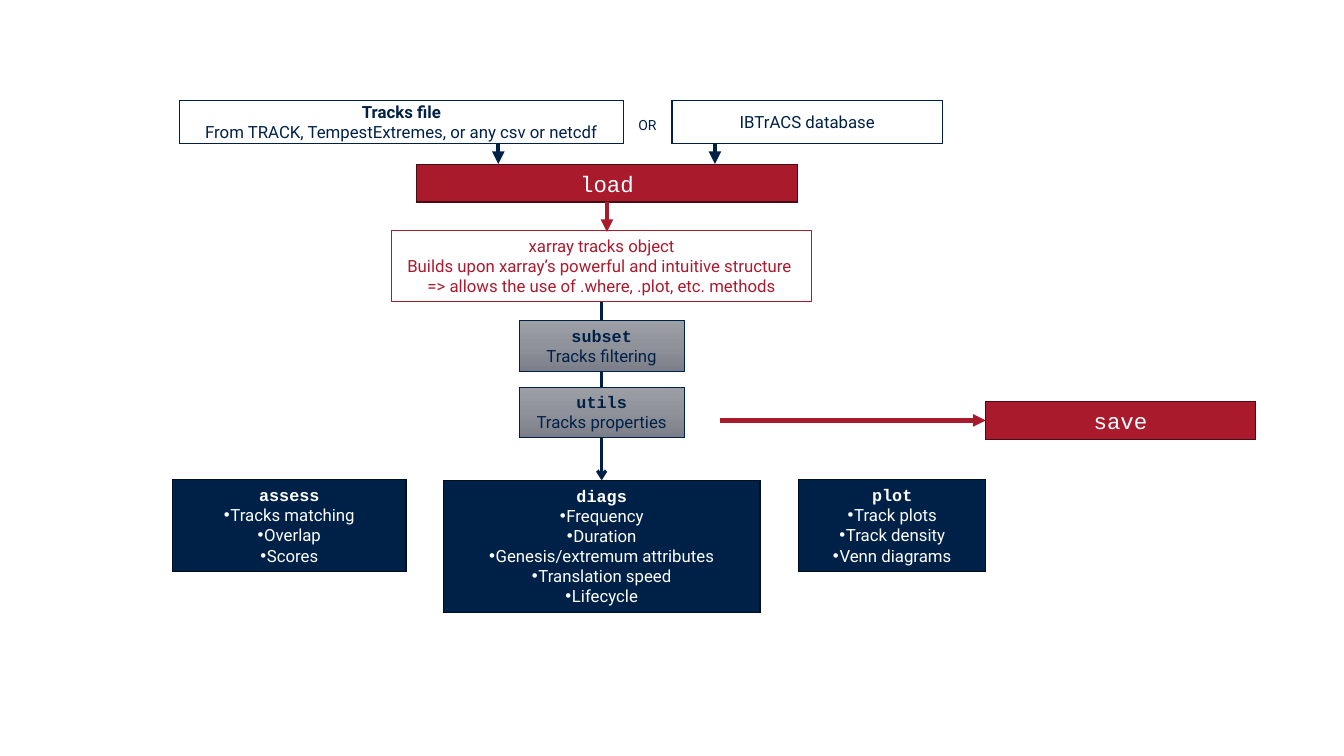
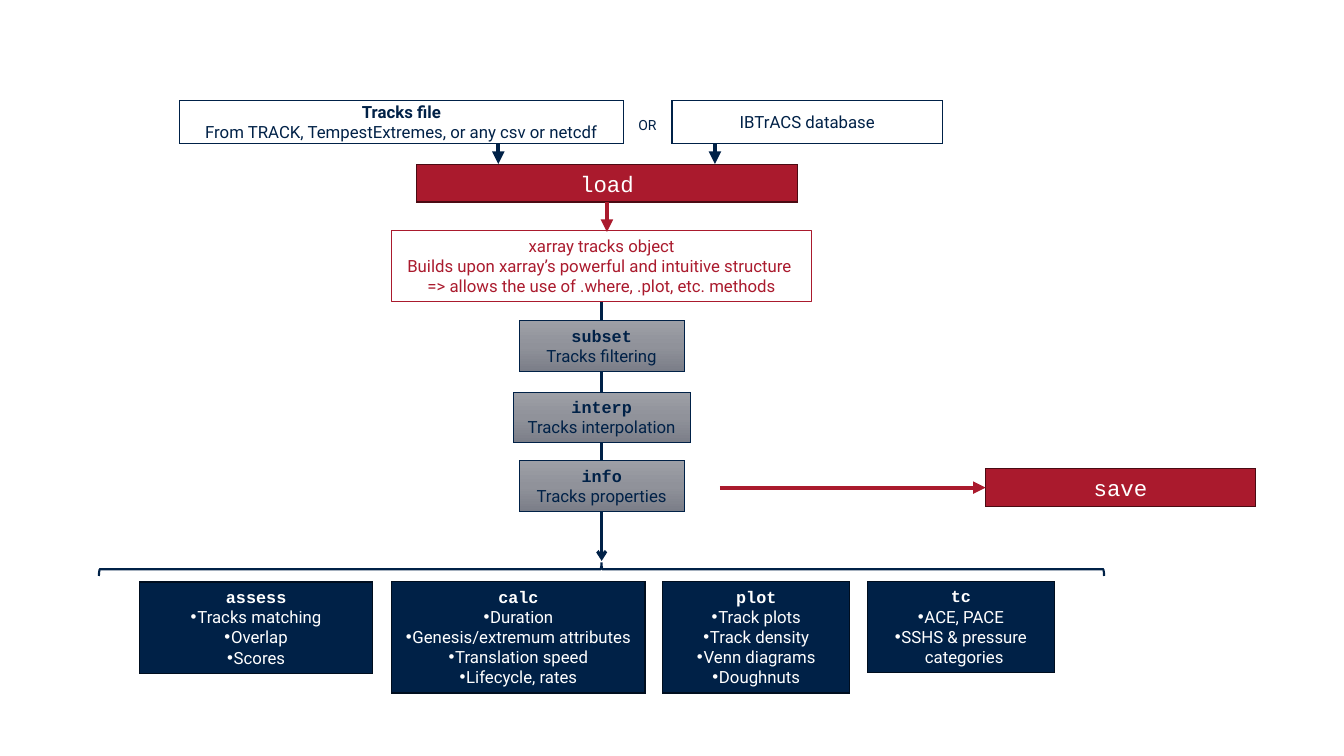
Before and after one commit to Huracan-project/huracanpy, a slide deck: slide 1 of docs/images/package_structure_flowchart/flowchart.pptx. Drawn at 1344x756 pixels with LibreOffice and Linux fonts; fonts in the diff are those of the drawing. Boxes give left, top, right and bottom in pixels: in the first picture for what was removed or moved away, otherwise in the second. Text is boxed around its words. In the diff, an @@ line names an element or a change of style, - is before the commit and + after.

```diff
--- a/docs/images/package_structure_flowchart/flowchart.pptx
+++ b/docs/images/package_structure_flowchart/flowchart.pptx
@@ arrow moved from (602, 301) - (602, 481) to (602, 301) - (602, 561) @@
@@ rectangle added at bbox=[513, 392, 690, 443], fill gradient #9D9FA6 to #90929A to #7C7E89, outline #002147 0.5 pt, 12 pt, text #002147 @@
+interp
+Tracks interpolation
@@ rectangle "info": place and size @@
-rectangle "info" at bbox=[519, 387, 685, 438]
+rectangle "info" at bbox=[519, 461, 685, 511]
@@ text in rectangle at bbox=[582, 469, 622, 482]: text changed @@
-utils
+info
@@ rectangle "save": place and size @@
-rectangle "save" at bbox=[986, 401, 1256, 439]
+rectangle "save" at bbox=[986, 469, 1256, 506]
@@ arrow moved from (720, 420) - (986, 420) to (720, 488) - (986, 488) @@
@@ right brace added at bbox=[99, 563, 1104, 576], outline #002147 1.5 pt @@
@@ rectangle "assess": place and size @@
-rectangle "assess" at bbox=[172, 480, 405, 572]
+rectangle "assess" at bbox=[139, 582, 372, 674]
@@ rectangle "calc": place and size @@
-rectangle "calc" at bbox=[444, 481, 760, 613]
+rectangle "calc" at bbox=[392, 582, 645, 694]
@@ text in rectangle at bbox=[498, 591, 538, 603]: text changed; font Roboto to Courier New; bold on @@
-diags
-• Frequency
+calc
@@ rectangle "plot": place and size @@
-rectangle "plot" at bbox=[799, 480, 986, 572]
+rectangle "plot" at bbox=[663, 582, 851, 694]
@@ rectangle added at bbox=[868, 582, 1056, 674], fill #002147, outline #000E1F 1 pt, 12 pt, text #FFFFFF @@
+tc
+• ACE, PACE
+• SSHS & pressure categories
@@ text in rectangle at bbox=[466, 670, 578, 687]: text changed @@
-• Lifecycle
+• Lifecycle, rates
@@ text in rectangle at bbox=[719, 670, 800, 687]: paragraph added @@
+• Doughnuts
```
Also in this commit, not shown: 1 other file.
